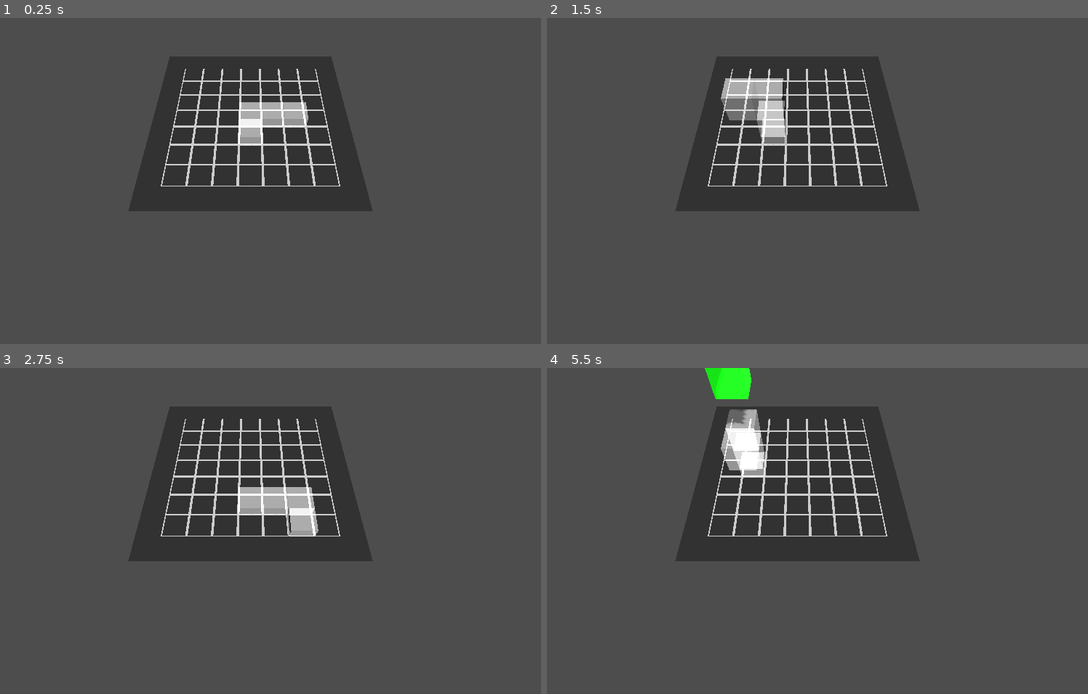
Above: before the commit, frames 1-4 (two rows, left to right).
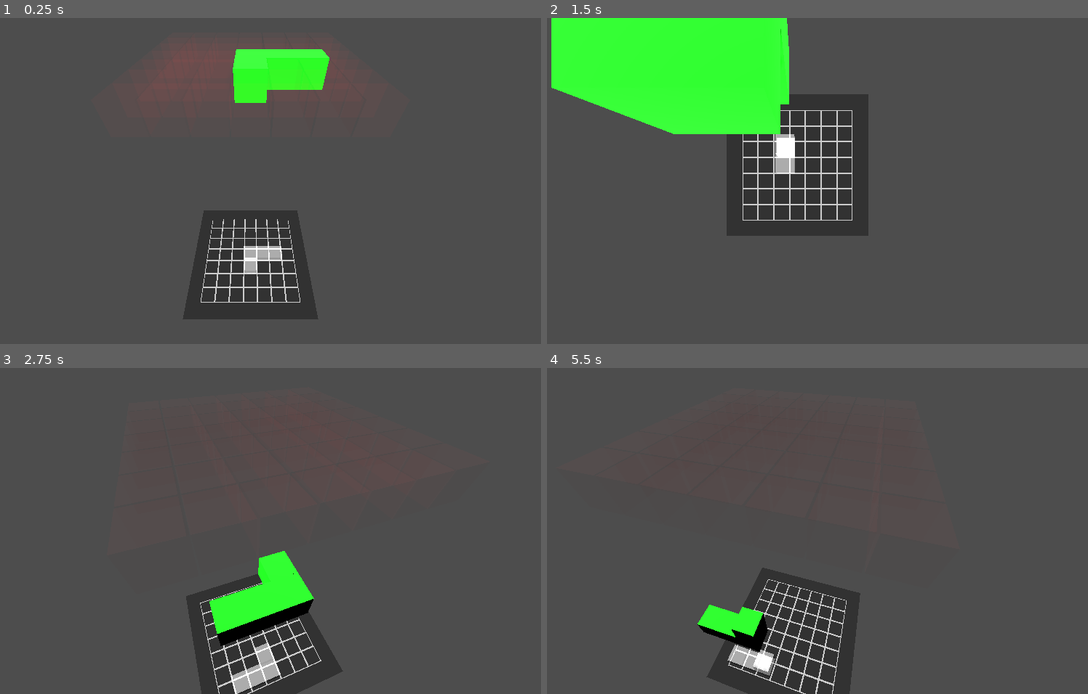
Above: after the commit, the same moments.

Repository: tuvshinerdene1/GameDevCourse2025
Game: Godot game, scene res://main.tscn
The game is run twice, just before and just after one commit, with the same random seed, the same clock (stepped at 60 frames per second) and the same inputs.
Inputs:
- Up to frame 1 (0.25 s): no input
- Up to frame 2 (1.5 s): tap Enter at 0.5 s; hold D (rotate_right) 0.53-1.28 s; hold Q (camera_rotate_left) 0.53-1.28 s; tap E (camera_rotate_right) at 0.8, 1.35 s; tap Space (boost_left) at 1.25 s; hold Down (move_down) from 1.28 s (still down)
- Up to frame 3 (2.75 s): tap Q (camera_rotate_left) at 1.55 s; release Down (move_down) at 2.03 s; hold D (rotate_right) from 2.03 s (still down); hold Q (camera_rotate_left) from 2.03 s (still down); tap E (camera_rotate_right) at 2.3 s
- Up to frame 4 (5.5 s): release D (rotate_right) at 2.78 s; release Q (camera_rotate_left) at 2.78 s; hold Up (move_up) 2.78-3.53 s; tap E (camera_rotate_right) at 2.85, 3.8, 4.35, 5.3 s; tap Q (camera_rotate_left) at 3.05, 4.55 s; hold Q (camera_rotate_left) 3.53-4.28 s; hold A (rotate_left) 3.53-5.03 s; tap Enter at 4.25 s; tap Space (boost_left) at 5 s; hold Down (move_down) from 5.03 s (still down); hold Q (camera_rotate_left) from 5.03 s (still down)

The runs differ from the first frame. In frame 1, 26% of the frame differs, in the area x 23-69%, y 7-93%; in frame 2, 24%; in frame 3, 26%; in frame 4, 27%, in the area x 23-69%, y 0-100%.

Commit message:
first commit

Diff:
--- a/3d-tetris/main.gd
+++ b/3d-tetris/main.gd
@@ -30,6 +30,7 @@
 	_setup_camera()
 	_create_ground()
 	_spawn_block()
+	_create_deadzone_layer()
 
 	move_interval = 1.0 / speed
 
@@ -237,3 +238,38 @@
 	)
 
 	add_child(ground)
+
+func _create_deadzone_layer():
+	var deadzone_height = grid_height - 1  # Top layer
+	var deadzone_y = deadzone_height * grid_size
+
+	# Create a container for the deadzone cubes
+	var deadzone_container = Node3D.new()
+	deadzone_container.name = "DeadzoneLayer"
+	add_child(deadzone_container)
+
+	# Create semi-transparent material
+	var deadzone_material = StandardMaterial3D.new()
+	deadzone_material.transparency = BaseMaterial3D.TRANSPARENCY_ALPHA
+	deadzone_material.albedo_color = Color(1.0, 0.2, 0.2, 0.02)  # Red with 25% opacity
+	deadzone_material.emission_enabled = true
+	deadzone_material.emission = Color(1.0, 0.1, 0.1)
+	deadzone_material.emission_energy_multiplier = 0.3
+
+	# Create cubes for each grid position in the deadzone
+	for x in range(grid_width):
+		for z in range(grid_depth):
+			var cube = MeshInstance3D.new()
+			var box_mesh = BoxMesh.new()
+			box_mesh.size = Vector3(grid_size * 0.95, grid_size * 0.95, grid_size * 0.95)
+
+			cube.mesh = box_mesh
+			cube.material_override = deadzone_material
+
+			cube.position = Vector3(
+				x * grid_size,
+				deadzone_y,
+				z * grid_size
+			)
+
+			deadzone_container.add_child(cube)
--- a/3d-tetris/scripts/camera_controller.gd
+++ b/3d-tetris/scripts/camera_controller.gd
@@ -1,53 +1,115 @@
 extends Node3D
 
 var camera_angle = 0
+var target_angle = 0
+var is_rotating = false
+var is_top_down = false
+
 @export var grid_width = 10
 @export var grid_height = 25
 @export var grid_depth = 10
 @export var grid_size = 1
+@export var rotation_duration = 0.5  # Duration in seconds for smooth rotation
 
 var camera: Camera3D
+var tween: Tween
 
 func _ready():
 	camera = Camera3D.new()
 	add_child(camera)
-	_update_camera_position()
+	update_camera_position()
 
-func _update_camera_position():
+func update_camera_position():
 	var grid_center = Vector3(
 		(grid_width * grid_size - grid_size) / 2.0,
-		(grid_height * grid_size) / 2.0,
-		(grid_depth * grid_size - grid_size) / 2.0
+		(grid_height * grid_size) * 1.1,
+		(grid_depth * grid_size - grid_size) / 1.5
 	)
 
-	var camera_distance = max(grid_width, grid_depth) * 1.0
-	var angle_rad = deg_to_rad(camera_angle)
+	if is_top_down:
+		# Top-down view
+		var top_down_height = grid_height * grid_size * 0.9
+		camera.global_position = Vector3(
+			grid_center.x,
+			top_down_height,
+			grid_center.z
+		)
+		camera.look_at(Vector3(grid_center.x, 0, grid_center.z), Vector3(0, 0, -1))
+	else:
+		# Normal orbital view
+		var camera_distance = max(grid_width, grid_depth) * 1.0
+		var angle_rad = deg_to_rad(camera_angle)
 
-	camera.global_position = Vector3(
-		grid_center.x + sin(angle_rad) * camera_distance,
-		grid_center.y,
-		grid_center.z + cos(angle_rad) * camera_distance
-	)
+		camera.global_position = Vector3(
+			grid_center.x + sin(angle_rad) * camera_distance,
+			grid_center.y,
+			grid_center.z + cos(angle_rad) * camera_distance
+		)
 
-	camera.look_at(Vector3(grid_center.x, grid_center.y - camera_distance*2, grid_center.z), Vector3.UP)
+		camera.look_at(Vector3(grid_center.x, grid_center.y - camera_distance, grid_center.z), Vector3.UP)
+
+func smooth_rotate_to_angle(new_angle: float):
+	if is_rotating and tween:
+		tween.kill()  # Stop any existing rotation
+
+	target_angle = new_angle
+	is_rotating = true
+
+	tween = create_tween()
+	tween.set_ease(Tween.EASE_IN_OUT)
+	tween.set_trans(Tween.TRANS_CUBIC)
+	tween.tween_property(self, "camera_angle", target_angle, rotation_duration)
+	tween.tween_callback(func(): is_rotating = false)
+
+func _process(_delta):
+	if is_rotating:
+		update_camera_position()
 
 func rotate_left():
-	camera_angle -= 90
-	if camera_angle < 0:
-		camera_angle = 270
-	_update_camera_position()
+	if is_rotating:
+		return  # Prevent multiple rotations at once
+
+	var new_angle = camera_angle - 90
+	if new_angle < 0:
+		new_angle = 270
+	smooth_rotate_to_angle(new_angle)
 
 func rotate_right():
-	camera_angle += 90
-	if camera_angle >= 360:
-		camera_angle = 0
-	_update_camera_position()
+	if is_rotating:
+		return  # Prevent multiple rotations at once
+
+	var new_angle = camera_angle + 90
+	if new_angle >= 360:
+		new_angle = 0
+	smooth_rotate_to_angle(new_angle)
 
 func camera_rotation():
-		if Input.is_action_just_pressed("camera_rotate_left"):
-			rotate_left()
-		elif Input.is_action_just_pressed("camera_rotate_right"):
-			rotate_right()
+	# Check if both keys are pressed simultaneously for top-down view
+	if Input.is_action_just_pressed("camera_rotate_left") and Input.is_action_pressed("camera_rotate_right"):
+		toggle_top_down()
+	elif Input.is_action_just_pressed("camera_rotate_right") and Input.is_action_pressed("camera_rotate_left"):
+		toggle_top_down()
+	elif Input.is_action_just_pressed("camera_rotate_left") and not is_top_down:
+		rotate_left()
+	elif Input.is_action_just_pressed("camera_rotate_right") and not is_top_down:
+		rotate_right()
 
 func get_camera_angle() -> int:
-	return camera_angle
+	return int(target_angle if is_rotating else camera_angle)
+
+func toggle_top_down():
+	if is_rotating and tween:
+		tween.kill()
+
+	is_top_down = not is_top_down
+	is_rotating = true
+
+	# Animate the transition
+	tween = create_tween()
+	tween.set_ease(Tween.EASE_IN_OUT)
+	tween.set_trans(Tween.TRANS_CUBIC)
+
+	# We don't tween a specific property, just trigger the visual update
+	tween.tween_callback(update_camera_position).set_delay(0.0)
+	tween.tween_interval(rotation_duration)
+	tween.tween_callback(func(): is_rotating = false)
